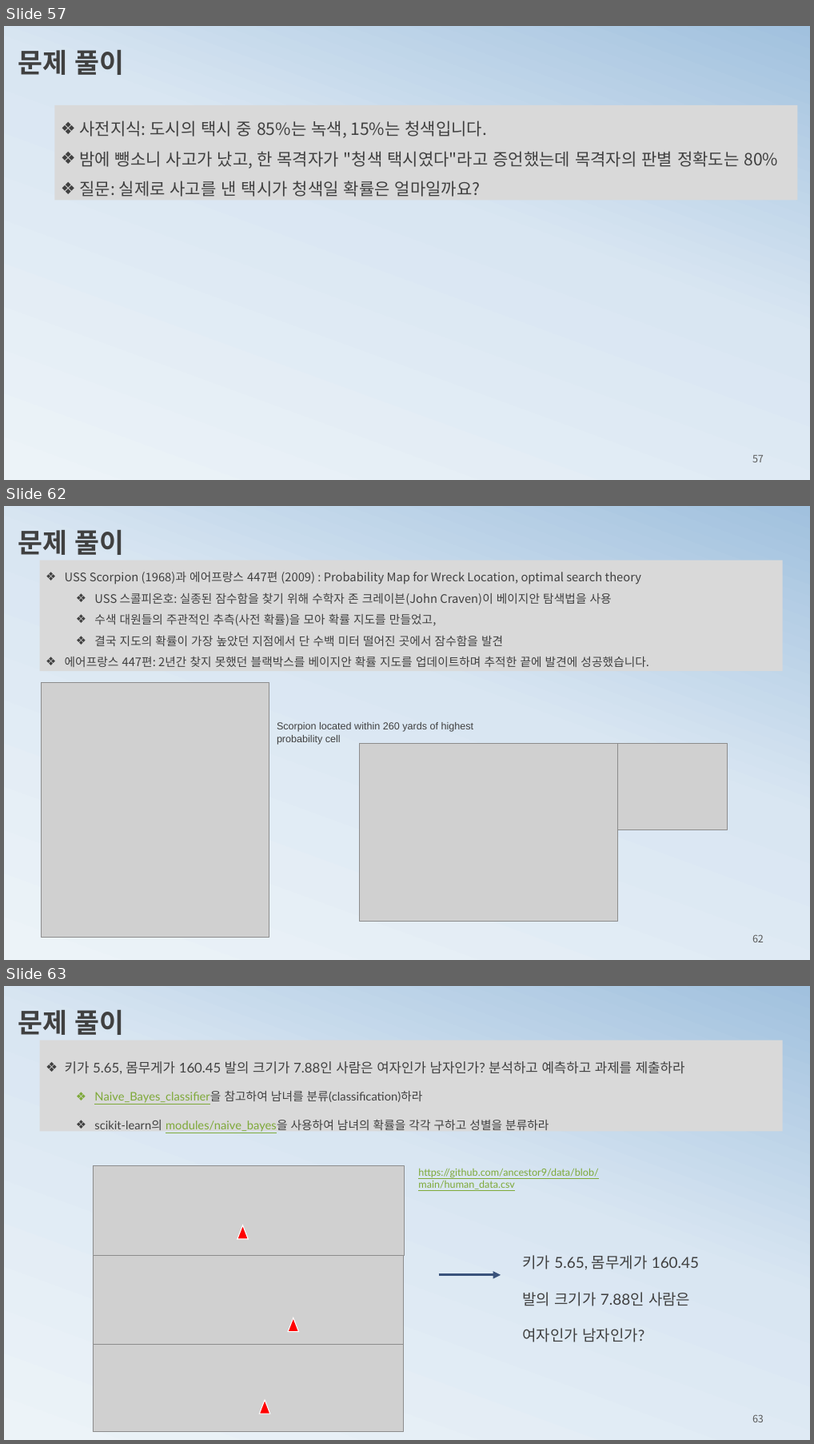
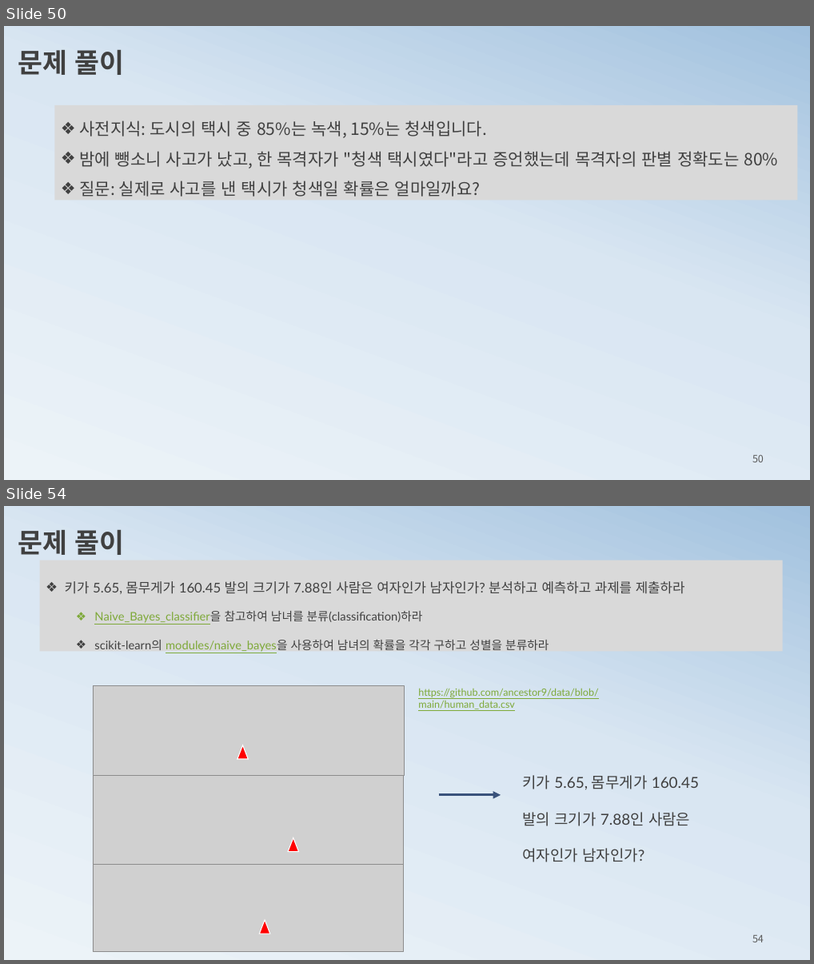
Before and after one commit to ancestor9/mathematics-for-machine-learning, a slide deck: 2_probability theory for machine learning.pptx. Shown one above the other, each under a label of ours: slides 57, 62 and 63 before the commit, slides 50 and 54 after it; the slides between them are not shown. The pictures are 814x1444 and 814x964 pixels, drawn with LibreOffice and Linux fonts; fonts in the diff are those of the drawing; grey boxes stand for pictures. Boxes give left, top, right and bottom in pixels: in the first picture for what was removed or moved away, otherwise in the second. Text is boxed around its words. In the diff, an @@ line names an element or a change of style, - is before the commit and + after.

```diff
--- a/2_probability theory for machine learning.pptx
+++ b/2_probability theory for machine learning.pptx
@@ slide 62 removed at (x1=4, y1=506, x2=810, y2=960), background gradient #ECF3F8 to #D9E6F2 to #A1C1DE @@
@@ text removed at (x1=18, y1=530, x2=124, y2=555) @@
-문제 풀이
@@ rectangle removed at (x1=40, y1=560, x2=782, y2=671) @@
-❖ USS Scorpion (1968)과 에어프랑스 447편 (2009) : Probability Map for Wreck Location, optimal search theory
-  ❖ USS 스콜피온호: 실종된 잠수함을 찾기 위해 수학자 존 크레이븐(John Craven)이 베이지안 탐색법을 사용
-  ❖ 수색 대원들의 주관적인 추측(사전 확률)을 모아 확률 지도를 만들었고,
-  ❖ 결국 지도의 확률이 가장 높았던 지점에서 단 수백 미터 떨어진 곳에서 잠수함을 발견
-❖ 에어프랑스 447편: 2년간 찾지 못했던 블랙박스를 베이지안 확률 지도를 업데이트하며 추적한 끝에 발견에 성공했습니다.
@@ picture removed at (x1=41, y1=682, x2=269, y2=936) @@
@@ text removed at (x1=277, y1=722, x2=474, y2=744) @@
-Scorpion located within 260 yards of highest probability cell
@@ picture removed at (x1=360, y1=744, x2=618, y2=921) @@
@@ picture removed at (x1=618, y1=743, x2=727, y2=829) @@
@@ page number removed at (x1=753, y1=934, x2=764, y2=942) @@
-62
@@ what was slide 57 is now slide 50 @@
@@ page number at (x1=753, y1=454, x2=764, y2=462): text changed @@
-57
+50
@@ what was slide 63 is now slide 54 @@
@@ page number at (x1=753, y1=935, x2=764, y2=942): text changed @@
-63
+54
```
Also in this commit, not shown: 4 slides changed, 3 slides added, 11 other slides removed, 1 other file.
